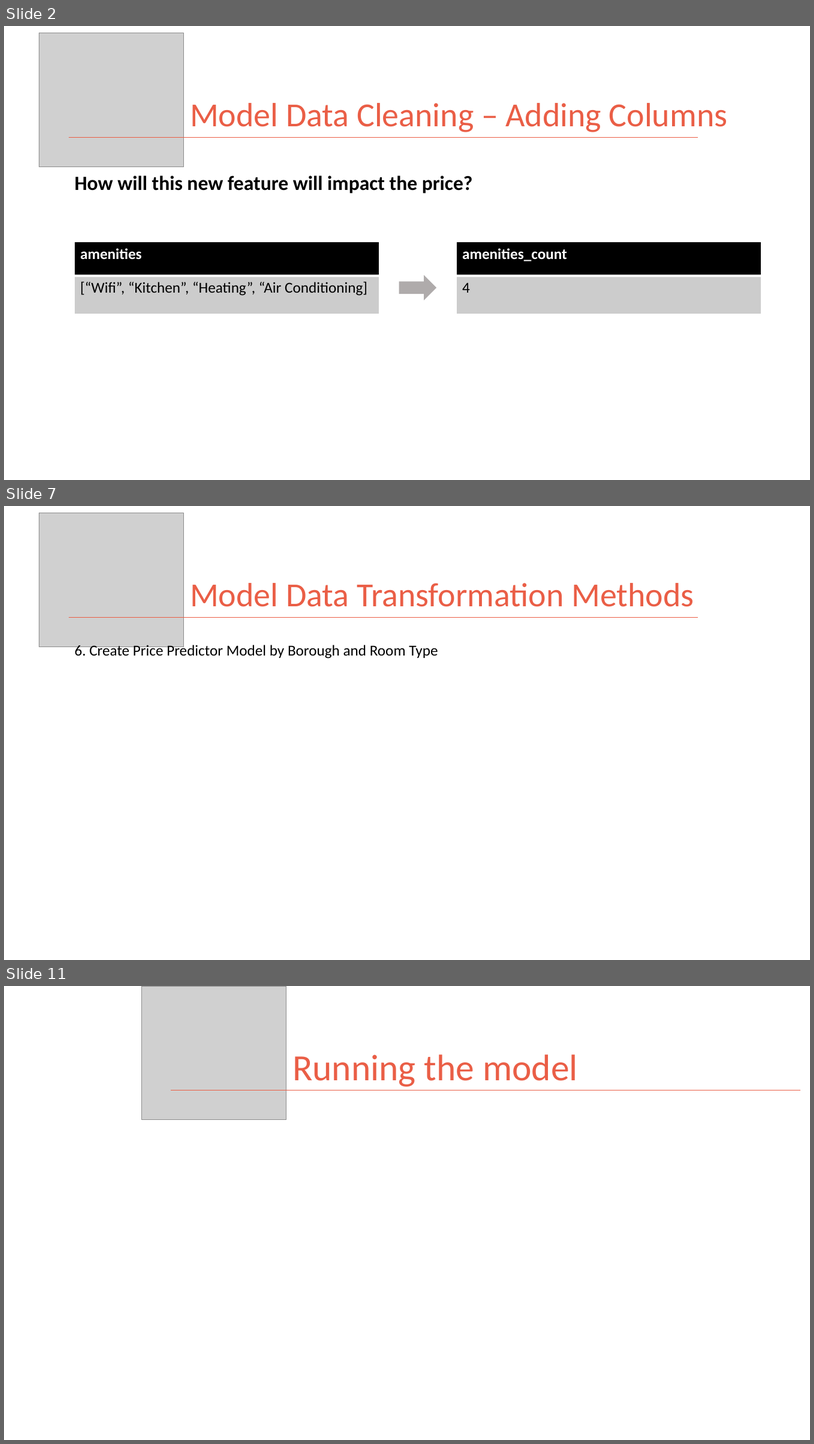
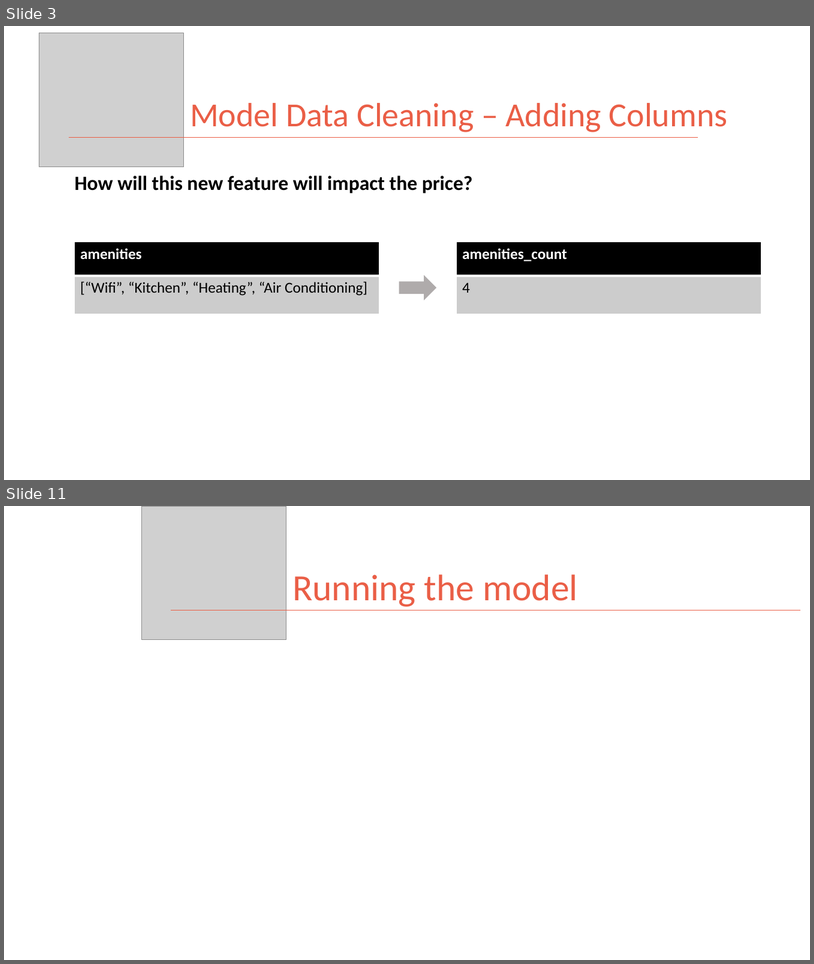
Before and after one commit to kman4/AirbnbPredictions, a slide deck: Airbnb Price Predictions (Model).pptx. Shown one above the other, each under a label of ours: slides 2, 7 and 11 before the commit, slides 3 and 11 after it; the slides between them are not shown. The pictures are 814x1444 and 814x964 pixels, drawn with LibreOffice and Linux fonts; fonts in the diff are those of the drawing; grey boxes stand for pictures. Boxes give left, top, right and bottom in pixels: in the first picture for what was removed or moved away, otherwise in the second. Text is boxed around its words. In the diff, an @@ line names an element or a change of style, - is before the commit and + after.

```diff
--- a/Airbnb Price Predictions (Model).pptx
+++ b/Airbnb Price Predictions (Model).pptx
@@ slide 7 removed at [4, 506, 810, 960], background #FFFFFF @@
@@ picture removed at [39, 513, 183, 647] @@
@@ title removed at [190, 583, 694, 607] @@
-Model Data Transformation Methods
@@ line removed from (69, 618) to (698, 618) @@
@@ text removed at [75, 643, 438, 658] @@
-6. Create Price Predictor Model by Borough and Room Type
@@ what was slide 2 is now slide 3 @@
```
Also in this commit, not shown: 4 slides changed, 3 slides added, 2 other slides removed, 2 other files.
